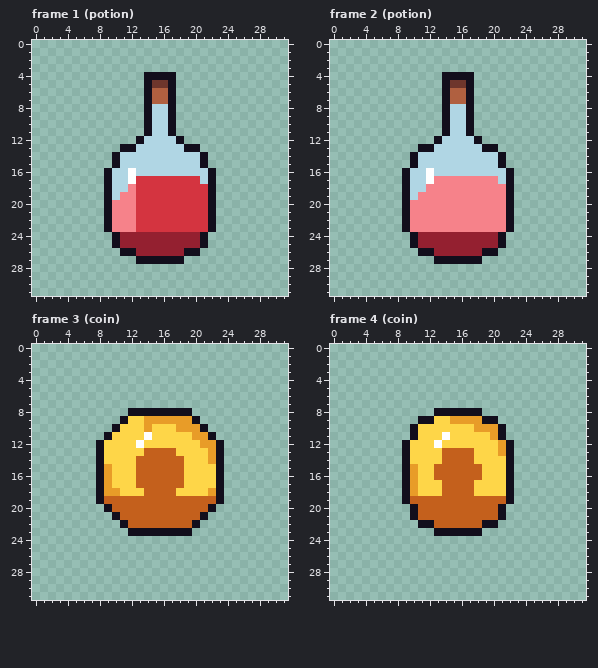
File history of a pixel-art file, examples/props/out/props.aseprite. This is how it looked before the edit.
32x32 pixels, 14 frames. Colours within 5 levels of each other are drawn and written as one. Shown: frame 1 (potion), frame 2 (potion), frame 3 (coin), frame 4 (coin). The commit also changed other frames, which this record leaves out.
The result:
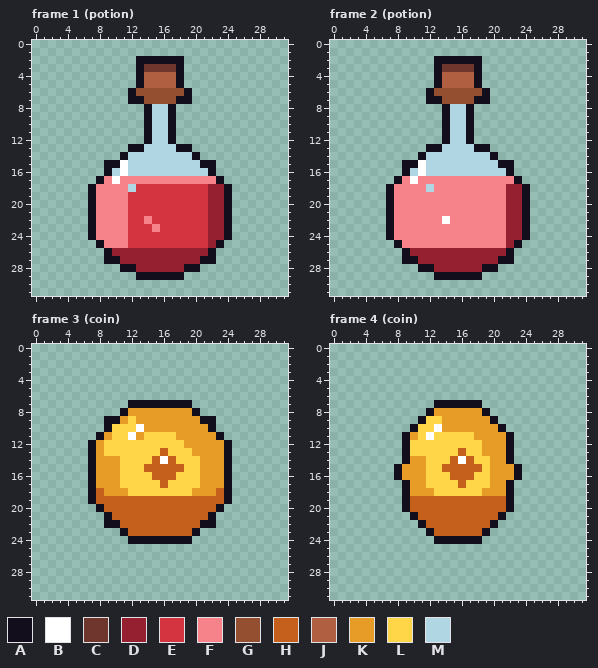
Palette (. is transparent): A #120e1c  B #ffffff  C #6e362c  D #942030  E #d43440  F #f6828a  G #944e30  H #c4601c  J #b06040  K #e89c28  L #fed648  M #b0d6e4
The edit:
Changed rows in their new state; - is an unchanged pixel.
Frame 1 (potion):
first column x 12:
 2 -AAAAAA-
 3 -ACCCCA-
 4 -AJJJJA-
 5 -AJJJJA-
 6 AGGGGGGA
 7 AAGGGGAA
first column x 7:
12 ------.A--A.------
13 ----.-A----A-.----
14 ---.A--------A.---
15 --A-B----------A--
16 ----BM------------
17 -AFBFFFFFFFFFFFFA-
18 AFFFFM---------DDA
19 AFFF-E---------DDA
20 AFF--E---------DDA
21 AFF--E---------DDA
22 AFF--E-F-------DDA
23 AFF--E--F------DDA
24 AFFFFEEEEEEEEEEDDA
25 -AFFFEEEEEEEEEEDA-
26 --ADDD------DDDA--
27 --AADDDDDDDDDDAA--
28 ----AADDDDDDAA----
29 ------AAAAAA------
Frame 2 (potion):
first column x 12:
 2 -AAAAAA-
 3 -ACCCCA-
 4 -AJJJJA-
 5 -AJJJJA-
 6 AGGGGGGA
 7 AAGGGGAA
first column x 7:
12 ------.A--A.------
13 ----.-A----A-.----
14 ---.A--------A.---
15 --A-B----------A--
16 ----BM------------
17 -AFBFF--------FFA-
18 AFFFFM---------DDA
19 AFFF-----------DDA
20 AFF------------DDA
21 AFF------------DDA
22 AFF----B-------DDA
23 AFF------------DDA
24 AFFFFFFFFFFFFFFDDA
25 -AFFFFFFFFFFFFFDA-
26 --ADDD------DDDA--
27 --AADDDDDDDDDDAA--
28 ----AADDDDDDAA----
29 ------AAAAAA------
Frame 3 (coin):
first column x 7:
 7 -----AAAAAAAA-----
 8 ----AKKKKKKKKA----
 9 --AAK-K------KAA--
10 --AL--B-KKK---KA--
11 -AK--BKL---KK--KA-
12 AK----L-----KK--KA
13 AK-----LL-L--KK-KA
14 AKKK--LL-B-L--K-KA
15 AK-K--L-------KKKA
16 AK-K--LL---L--KKKA
17 AK-K--LLL-LL--KKKA
18 AH--K--LLLL--KK-HA
19 AH--------------HA
20 -AH------------HA-
21 --AH----------HA--
22 --AAH--------HAA--
23 ----AHHHHHHHHA----
24 -----AAAAAAAA-----
Frame 4 (coin):
first column x 8:
 7 -----AAAAAA-----
 8 ----AKKKKKKA----
 9 ----L-K----K----
10 -----BKKKK------
11 -AK-B-L---KK-KA-
12 -----L-----KK---
13 ------LL-L-KK---
14 --KK--L-B---KK--
15 AK-K-L------KKKA
16 AK-K-LL---L-KKKA
17 ---K--LL-L--KK--
18 ---KK-LLLL-KKK--
20 -AH----------HA-
22 ----H------H----
23 ----AHHHHHHA----
24 -----AAAAAA-----
Changed places in both pictures, as pixel boxes (x1, y1, x2, y2):
changed: (128, 56, 192, 104)
changed: (88, 136, 232, 280)
changed: (426, 56, 490, 104)
changed: (386, 136, 530, 280)
changed: (88, 400, 232, 544)
changed: (394, 400, 522, 544)
